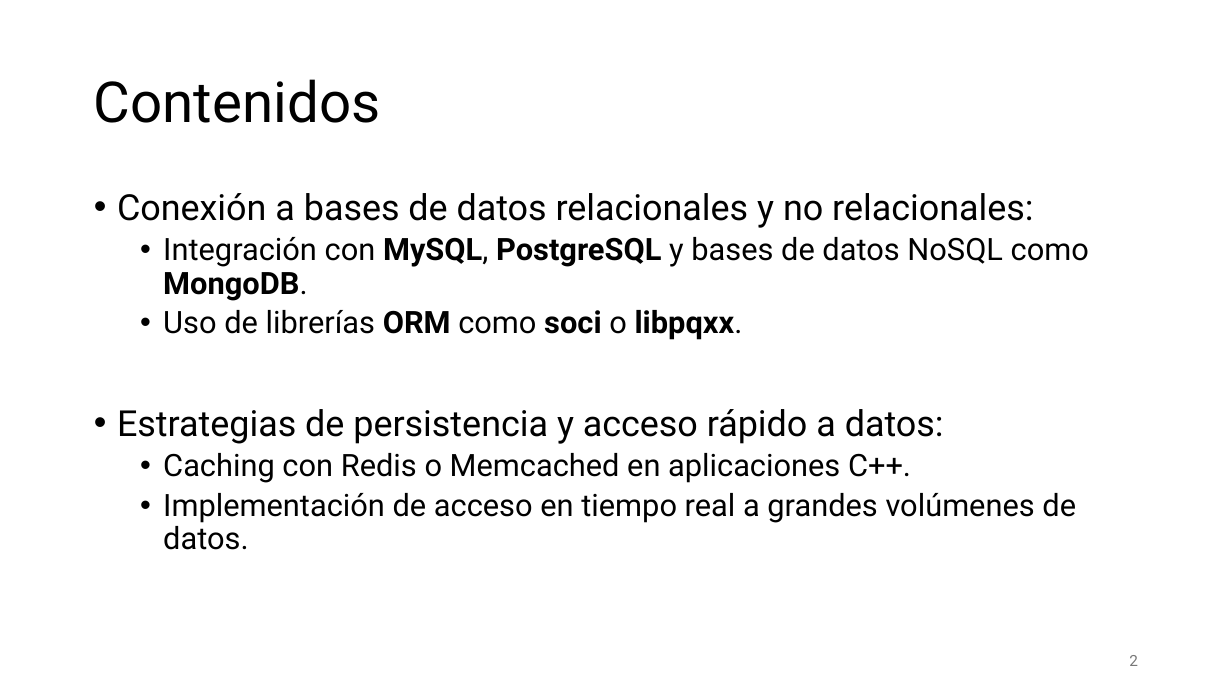
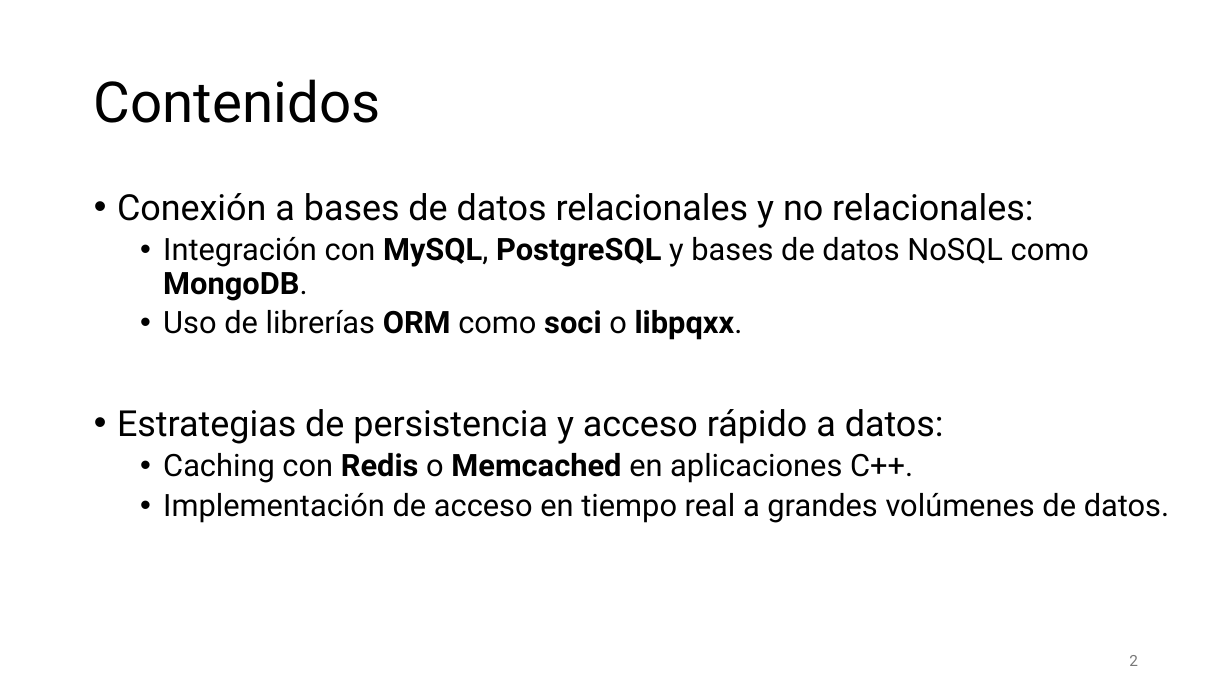
Before and after one commit to aldebarran22/CURSO_CPP_SERVICIOS_30H, a slide deck: slide 2 of doc/4_Gestion_estado_persistencia.pptx. Drawn at 1232x693 pixels with LibreOffice and Linux fonts; fonts in the diff are those of the drawing. Boxes give left, top, right and bottom in pixels: in the first picture for what was removed or moved away, otherwise in the second. Text is boxed around its words. In the diff, an @@ line names an element or a change of style, - is before the commit and + after.

```diff
--- a/doc/4_Gestion_estado_persistencia.pptx
+++ b/doc/4_Gestion_estado_persistencia.pptx
@@ text at <box>163,453,913,483</box>: bold on in "Redis Memcached" @@
```
Also in this commit, not shown: 2 other files.
